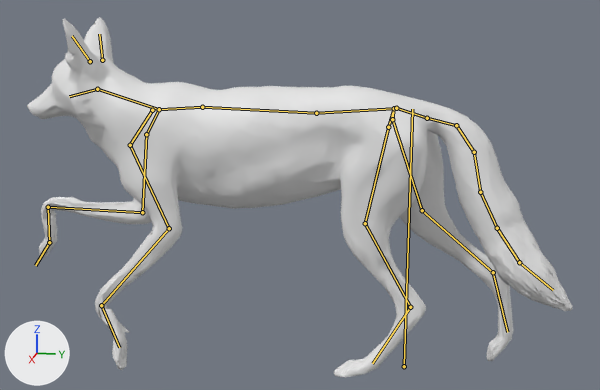
What one commit did to the glTF model 42/media/models_X/Skinned/KWC_Coyote.glb.
The view is the same before and after, from a 50 mm lens placed at (0.763, 0.048, 0.36), pointed at (0.037, -0.098, 0.179). The lights are fixed; the arrows at lower left show +X, +Y and +Z. The older version comes first. Both versions are drawn at frame 1 of the action 'Rac_Run'; the numbers are the values there. The bones that change, and the others that lie on the model, are drawn over the model as lines.

The first picture shows 'output_unwrapped'.
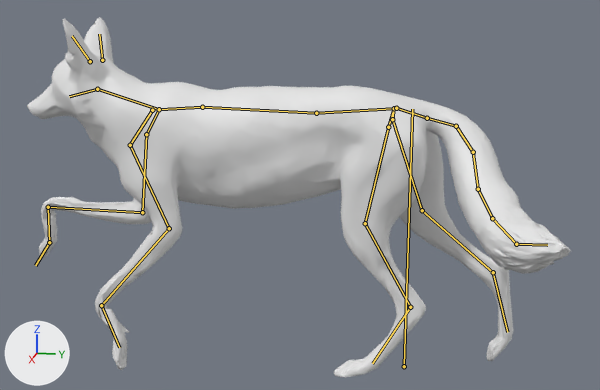
Boxes (x1, y1, x2, y2) around the edits, measured in the pictures (600 x 390 px):
'output_unwrapped', posed: before (27, 17, 573, 377); after (27, 17, 571, 377)
bone 'tail01', root to tip: before (427, 118) to (456, 125); after (427, 118) to (456, 126)
bone 'tail02', root to tip: before (456, 125) to (474, 152); after (456, 126) to (473, 152)
bone 'tail03', root to tip: before (474, 152) to (480, 192); after (473, 152) to (478, 189)
bone 'tail04', root to tip: before (480, 192) to (497, 228); after (478, 189) to (492, 218)
bone 'tail05', root to tip: before (497, 228) to (519, 262); after (492, 218) to (516, 244)
bone 'tail06', root to tip: before (519, 262) to (553, 290); after (516, 244) to (547, 245)

The edits, one by one:
Bone 'tail01' (bone_tail01) turns from (0, 0, 1) to (-12, 0, 1) degrees about its own x, y and z.
Bone 'tail02' (bone_tail02) turns from (-1, 0, -1) to (-13, 0, -1) degrees about its own x, y and z.
Bone 'tail03' (bone_tail03) turns from (-2, 0, -5) to (-14, -1, -4) degrees about its own x, y and z.
Bone 'tail04' (bone_tail04) turns from (0, 0, -8) to (-13, -2, -8) degrees about its own x, y and z.
Bone 'tail05' (bone_tail05) turns from (3, 0, -8) to (-9, -2, -8) degrees about its own x, y and z.
Bone 'tail06' (bone_tail06) turns from (3, 0, -5) to (-10, -1, -4) degrees about its own x, y and z.
